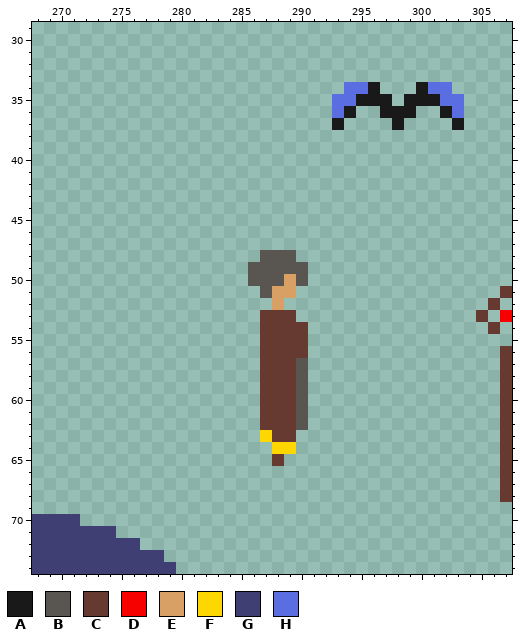
Two states of a pixel-art file, wcale-nie-noita/test2.aseprite. Above, as it was before the edit.
400x200 pixels, 1 frame. Colours within 5 levels of each other are drawn and written as one. Shown: x 268..307, y 29..74.
Palette (. is transparent): A #191919  B #595652  C #663931  D #f60000  E #d9a066  F #ffd700  G #3f3f74  H #5b6ee1
Pixels before, first column x 268:
34 ..........................HHA...AHH.....
35 .........................HHAAA.AAAHH....
36 .........................HA..AAA..AH....
37 .........................A....A....A....
38 ........................................
39 ........................................
40 ........................................
41 ........................................
42 ........................................
43 ........................................
44 ........................................
45 ........................................
46 ........................................
47 ........................................
48 ...................BBB..................
49 ..................BBBBB.................
50 ..................BBBEB.................
51 ...................BEE.................C
52 ....................E.................C.
53 ...................CCC...............C.D
54 ...................CCCC...............C.
55 ...................CCCC.................
56 ...................CCCC................C
57 ...................CCCB................C
58 ...................CCCB................C
59 ...................CCCB................C
60 ...................CCCB................C
61 ...................CCCB................C
62 ...................CCCB................C
63 ...................FCC.................C
64 ....................FF.................C
65 ....................C..................C
66 .......................................C
67 .......................................C
68 .......................................C
69 ........................................
70 GGGG....................................
71 GGGGGGG.................................
72 GGGGGGGGG...............................
73 GGGGGGGGGGG.............................
74 GGGGGGGGGGGG............................
Once edited:
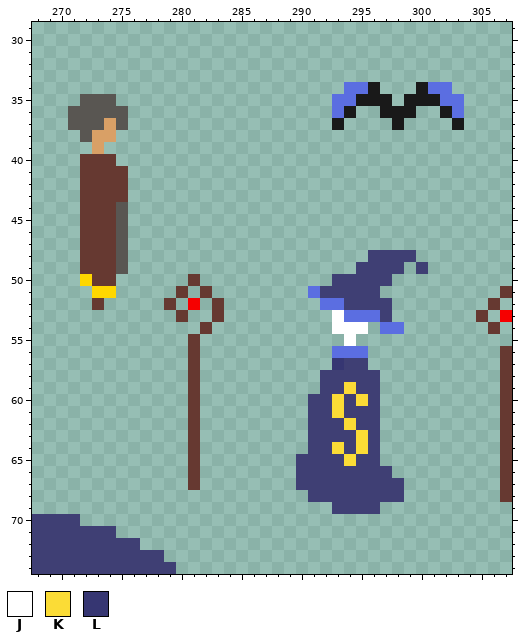
Colours new in this view: J #ffffff  K #fbdc36  L #363672
Change:
{"y":35,"x":272,"old":"...","new":"BBB"}
{"y":36,"x":271,"old":".....","new":"BBBBB"}
{"y":37,"x":271,"old":".....","new":"BBBEB"}
{"y":38,"x":272,"old":"...","new":"BEE"}
{"y":39,"x":273,"old":".","new":"E"}
{"y":40,"x":272,"old":"...","new":"CCC"}
{"y":41,"x":272,"old":"....","new":"CCCC"}
{"y":42,"x":272,"old":"....","new":"CCCC"}
{"y":43,"x":272,"old":"....","new":"CCCC"}
{"y":44,"x":272,"old":"....","new":"CCCB"}
{"y":45,"x":272,"old":"....","new":"CCCB"}
{"y":46,"x":272,"old":"....","new":"CCCB"}
{"y":47,"x":272,"old":"....","new":"CCCB"}
{"y":48,"x":272,"old":"....","new":"CCCB"}
{"y":48,"x":287,"old":"BBB","new":"..."}
{"y":48,"x":296,"old":"....","new":"GGGG"}
{"y":49,"x":272,"old":"....","new":"CCCB"}
{"y":49,"x":286,"old":"BBBBB","new":"....."}
{"y":49,"x":295,"old":"....","new":"GGGG"}
{"y":49,"x":300,"old":".","new":"G"}
{"y":50,"x":272,"old":"...","new":"FCC"}
{"y":50,"x":281,"old":".","new":"C"}
{"y":50,"x":286,"old":"BBBEB","new":"....."}
{"y":50,"x":293,"old":".....","new":"GGGGG"}
{"y":51,"x":273,"old":"..","new":"FF"}
{"y":51,"x":280,"old":".","new":"C"}
{"y":51,"x":282,"old":".","new":"C"}
{"y":51,"x":287,"old":"BEE","new":"..."}
{"y":51,"x":291,"old":"......","new":"HGGGGG"}
{"y":52,"x":273,"old":".","new":"C"}
{"y":52,"x":279,"old":".","new":"C"}
{"y":52,"x":281,"old":".","new":"D"}
{"y":52,"x":283,"old":".","new":"C"}
{"y":52,"x":288,"old":"E","new":"."}
{"y":52,"x":292,"old":"......","new":"HHGGGG"}
{"y":53,"x":280,"old":".","new":"C"}
{"y":53,"x":283,"old":".","new":"C"}
{"y":53,"x":287,"old":"CCC","new":"..."}
{"y":53,"x":293,"old":".....","new":"JHHHG"}
{"y":54,"x":282,"old":".","new":"C"}
{"y":54,"x":287,"old":"CCCC","new":"...."}
{"y":54,"x":293,"old":"...","new":"JJJ"}
{"y":54,"x":297,"old":"..","new":"HH"}
{"y":55,"x":281,"old":".","new":"C"}
{"y":55,"x":287,"old":"CCCC","new":"...."}
{"y":55,"x":294,"old":".","new":"J"}
{"y":56,"x":281,"old":".","new":"C"}
{"y":56,"x":287,"old":"CCCC","new":"...."}
{"y":56,"x":293,"old":"...","new":"HHH"}
{"y":57,"x":281,"old":".","new":"C"}
{"y":57,"x":287,"old":"CCCB","new":"...."}
{"y":57,"x":293,"old":"...","new":"LGG"}
{"y":58,"x":281,"old":".","new":"C"}
{"y":58,"x":287,"old":"CCCB","new":"...."}
{"y":58,"x":292,"old":".....","new":"GGGGG"}
{"y":59,"x":281,"old":".","new":"C"}
{"y":59,"x":287,"old":"CCCB","new":"...."}
{"y":59,"x":292,"old":".....","new":"GGKGG"}
{"y":60,"x":281,"old":".","new":"C"}
{"y":60,"x":287,"old":"CCCB......","new":"....GGKGKG"}
{"y":61,"x":281,"old":".","new":"C"}
{"y":61,"x":287,"old":"CCCB......","new":"....GGKGGG"}
{"y":62,"x":281,"old":".","new":"C"}
{"y":62,"x":287,"old":"CCCB......","new":"....GGGKGG"}
{"y":63,"x":281,"old":".","new":"C"}
{"y":63,"x":287,"old":"FCC","new":"..."}
{"y":63,"x":291,"old":"......","new":"GGGGKG"}
{"y":64,"x":281,"old":".","new":"C"}
{"y":64,"x":288,"old":"FF","new":".."}
{"y":64,"x":291,"old":"......","new":"GGKGKG"}
{"y":65,"x":281,"old":".","new":"C"}
{"y":65,"x":288,"old":"C","new":"."}
{"y":65,"x":290,"old":".......","new":"GGGGKGG"}
{"y":66,"x":281,"old":".","new":"C"}
{"y":66,"x":290,"old":"........","new":"GGGGGGGG"}
{"y":67,"x":281,"old":".","new":"C"}
{"y":67,"x":290,"old":".........","new":"GGGGGGGGG"}
{"y":68,"x":291,"old":"........","new":"GGGGGGGG"}
{"y":69,"x":293,"old":"....","new":"GGGG"}
{"label":"changed","picture_box":[68,94,428,514]}
